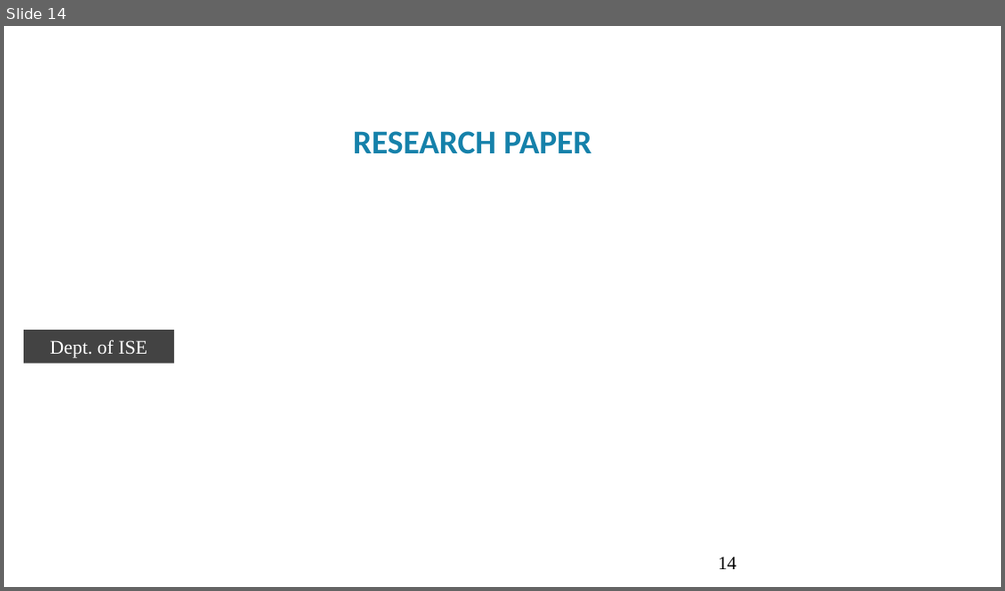
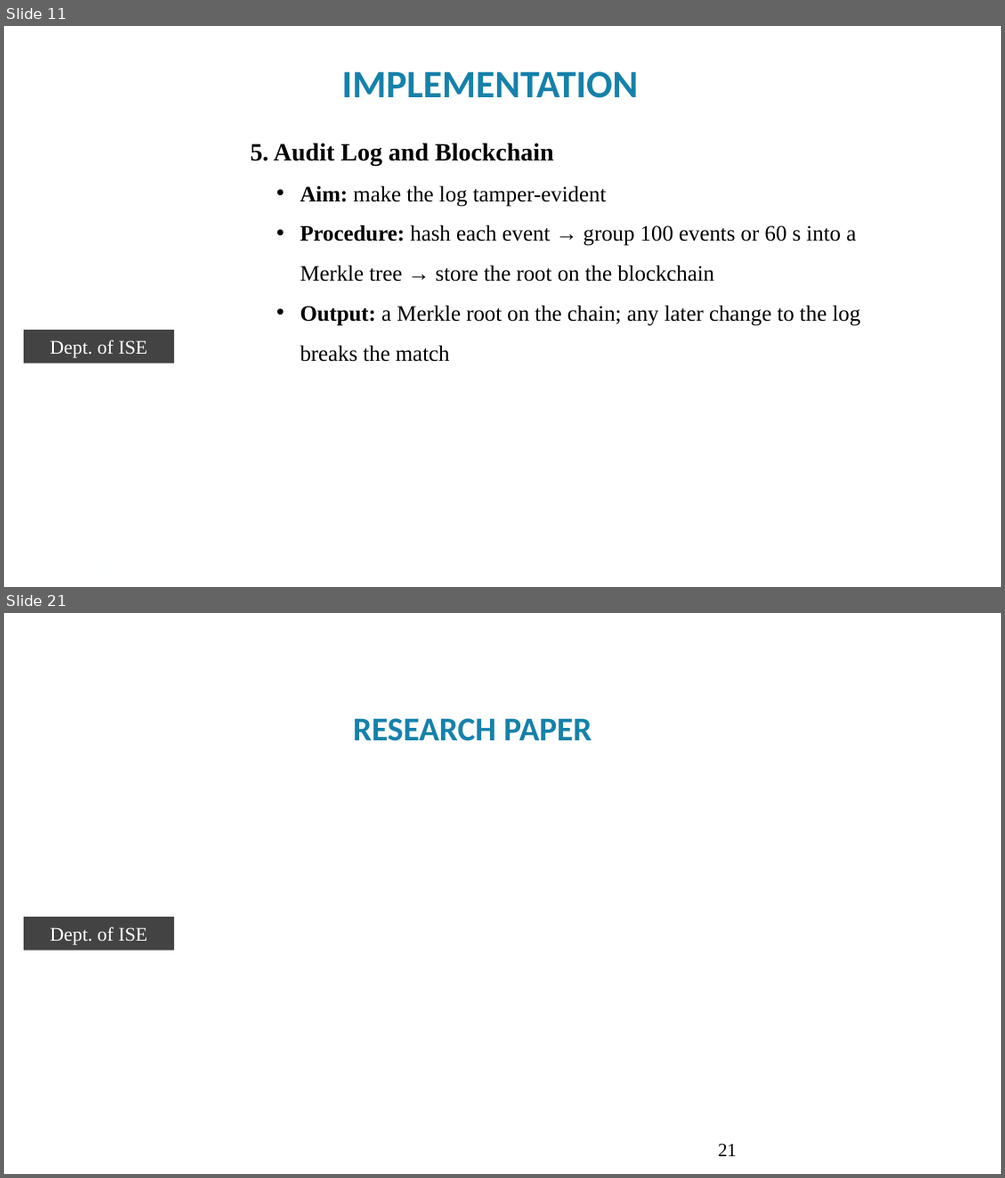
Before and after one commit to premkumarteli/OSINT-BreachShield, a slide deck: docs/Phase2/Final_presentation2 format 2026-27_BLANK_TEMPLATE.pptx. Shown one above the other, each under a label of ours: slide 14 before the commit, slides 11 and 21 after it; the slides between them are not shown. The pictures are 1005x591 and 1005x1178 pixels, drawn with LibreOffice and Linux fonts; fonts in the diff are those of the drawing; background and template pictures are left out. Boxes give left, top, right and bottom in pixels: in the first picture for what was removed or moved away, otherwise in the second. Text is boxed around its words. In the diff, an @@ line names an element or a change of style, - is before the commit and + after.

```diff
--- a/docs/Phase2/Final_presentation2 format 2026-27_BLANK_TEMPLATE.pptx
+++ b/docs/Phase2/Final_presentation2 format 2026-27_BLANK_TEMPLATE.pptx
@@ slide 11 added at (x1=4, y1=26, x2=1001, y2=587), background #FFFFFF @@
@@ text added at (x1=342, y1=71, x2=639, y2=98), 28 pt, text #1581AA, bold @@
+IMPLEMENTATION
@@ text added at (x1=251, y1=143, x2=861, y2=362), 16 pt, text #000000 @@
+5. Audit Log and Blockchain
+  • Aim: make the log tamper-evident
+  • Procedure: hash each event → group 100 events or 60 s into a Merkle tree → store the root on the blockchain
+  • Output: a Merkle root on the chain; any later change to the log breaks the match
@@ rectangle added at (x1=24, y1=330, x2=175, y2=364), fill #434343, 14 pt, text #FFFFFF @@
+Dept. of ISE
@@ text added at (x1=60, y1=550, x2=123, y2=580), 20 pt, text #FEFFFF, bold, italic @@
+8
@@ what was slide 14 is now slide 21 @@
@@ page number at (x1=718, y1=1143, x2=736, y2=1156): text changed @@
-14
+21
```
Also in this commit, not shown: 10 slides changed, 10 other slides added, 4 slides removed, 5 other files.
